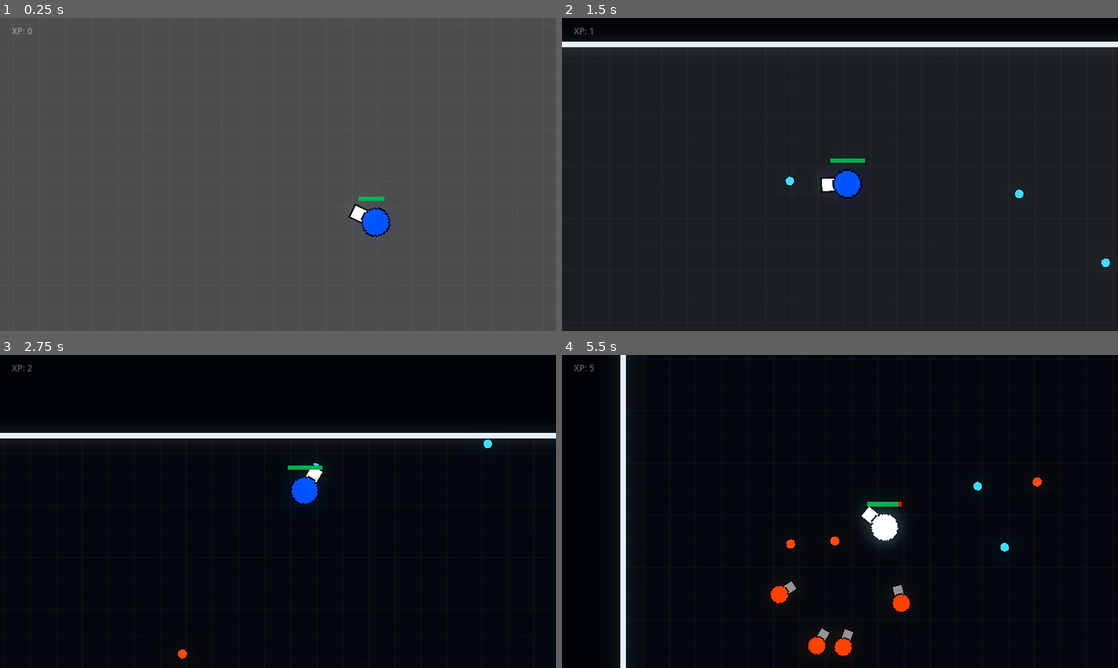
Above: before the commit, frames 1-4 (two rows, left to right).
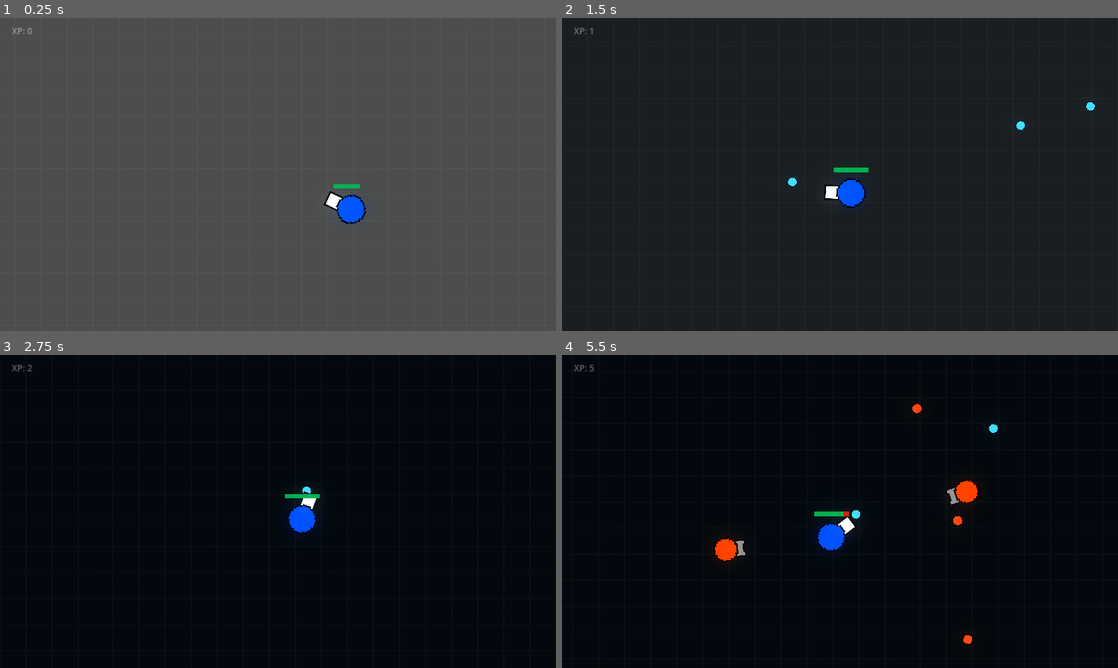
Above: after the commit, the same moments.

Repository: slin04/2D-WaveShooter-Game
Game: Godot game, scene res://code/main.tscn
The game is run twice, just before and just after one commit, with the same random seed, the same clock (stepped at 60 frames per second) and the same inputs. This scene is started directly instead of the project's main scene. Sound files missing from this copy of the repository are replaced by a short silence.
Inputs (mouse positions are in pixels of both pictures, inside the frame that each line leads up to):
- Up to frame 1 (0.25 s): no input
- Up to frame 2 (1.5 s): move the mouse to (962, 158) at 0.52 s; press the mouse at (962, 158) at 0.53 s; hold D (right) 0.53-1.28 s; right-click (962, 158) at 0.6 s; move the mouse to (728, 190) at 1.27 s; release the mouse at (728, 190) at 1.28 s; hold S (down) from 1.28 s (still down); click (728, 190) at 1.35 s
- Up to frame 3 (2.75 s): right-click (166, 527) at 1.55 s; move the mouse to (333, 442) at 2.02 s; release S (down) at 2.03 s; press the mouse at (333, 442) at 2.03 s; hold D (right) from 2.03 s (still down); right-click (333, 442) at 2.1 s
- Up to frame 4 (5.5 s): move the mouse to (812, 574) at 2.77 s; release D (right) at 2.78 s; release the mouse at (812, 574) at 2.78 s; hold W (up) 2.78-3.53 s; click (812, 574) at 2.85 s; right-click (812, 574) at 3.05 s; move the mouse to (1006, 558) at 3.52 s; press the mouse at (1006, 558) at 3.53 s; hold A (left) 3.53-5.03 s; right-click (1006, 558) at 3.6 s; move the mouse to (673, 464) at 4.27 s; release the mouse at (673, 464) at 4.28 s; click (673, 464) at 4.35 s; right-click (673, 464) at 4.55 s; move the mouse to (867, 511) at 5.02 s; press the mouse at (867, 511) at 5.03 s; hold S (down) from 5.03 s (still down); right-click (867, 511) at 5.1 s

The runs differ from the first frame. In frame 1, 1.0% of the frame differs, in the area x 58-71%, y 53-70%; in frame 2, 6.3%, in the area x 0-100%, y 0-80%; in frame 3, 2.7%; in frame 4, 3.8%.

Commit message:
Added minion, made changes to spawn system
- note - add spawner enemy that spawns  minions next

Diff:
--- a/code/Global.gd
+++ b/code/Global.gd
@@ -1,10 +1,12 @@
 extends Node
 
 var Player
+
 var gruntNum
 var sniperNum
 var brawlerNum
 var dasherNum
+var minionNum
 
 var score
 var enemiesKilled
@@ -24,6 +26,7 @@
 	sniperNum = 0
 	brawlerNum = 0
 	dasherNum = 0
+	minionNum = 0
 	score = 0
 	enemiesKilled = 0
 
@@ -32,7 +35,7 @@
 
 
 func enemyNum():
-	return gruntNum + sniperNum + brawlerNum + dasherNum
+	return gruntNum + sniperNum + brawlerNum + dasherNum + minionNum
 
 
 # Called every frame. 'delta' is the elapsed time since the previous frame.
--- a/code/enemy.gd
+++ b/code/enemy.gd
@@ -42,7 +42,6 @@
 	processPhysics(delta)
 
 
-
 func processPhysics(delta):
 	processWallBounce()
 
@@ -85,15 +84,15 @@
 
 #abstract
 func playHitAnimation():
-	push_error()
+	pass
 
 # abstract
 func checkShouldDespawn():
-	push_error()
+	pass
 
 # abstract
 func checkHealth():
-	push_error()
+	pass
 
 func dropHealthOrb():
-	push_error()
+	pass
--- a/code/main.gd
+++ b/code/main.gd
@@ -7,6 +7,7 @@
 @export var sniper_scene: PackedScene
 @export var brawler_scene: PackedScene
 @export var dasher_scene: PackedScene
+@export var minion_scene: PackedScene
 
 @export var player_scene: PackedScene
 @export var healthbar_scene: PackedScene
@@ -34,7 +35,8 @@
 	fadeIn()
 	spawnPlayer()
 	Global.onGameStart()
-	waveOne()
+	#waveOne()
+	$SpawnTimer.start()
 	$Music.play()
 
 func spawnPlayer():
@@ -75,6 +77,8 @@
 			break
 		await get_tree().create_timer(0.2, false).timeout
 
+	Global.Player.fireRate *= 1/1.3
+
 	waveTwo()
 
 func waveTwo():
@@ -102,6 +106,11 @@
 
 	await get_tree().create_timer(2, false).timeout
 	_on_spawn_timer_timeout()
+
+	Global.Player.fireRate *= 1/1.2
+
+	Global.Player.speed *= 1.2
+	Global.Player.maxSpeed *= 1.2
 
 	# after pre-made waves are completed
 	$SpawnTimer.start()
@@ -153,6 +162,13 @@
 	if (!Global.gameOver && Global.enemyNum() < 20 && Global.Player != null):
 		spawnEnemy(1, enemyTypes.pick_random())
 		spawnEnemy(1, enemyTypes.pick_random())
+	$SpawnTimer.set_wait_time($SpawnTimer.get_wait_time() * 0.975)
+	if (Global.Player != null):
+		Global.Player.fireRate *= 1/1.01
+		Global.Player.speed *= 1.01
+		Global.Player.maxSpeed *= 1.01
+
+
 
 
 #func spawnGrunt(num):
--- a/code/main.tscn
+++ b/code/main.tscn
@@ -6,6 +6,7 @@
 [ext_resource type="PackedScene" uid="uid://cceen7an80ggm" path="res://code/sniper.tscn" id="3_kdho6"]
 [ext_resource type="PackedScene" uid="uid://54p22p6d2w4" path="res://code/grunt.tscn" id="3_yahs6"]
 [ext_resource type="PackedScene" uid="uid://c30xo0su2aa4" path="res://code/brawler.tscn" id="4_5cubs"]
+[ext_resource type="PackedScene" uid="uid://cbwca3duavh8t" path="res://code/minion.tscn" id="6_h8pj8"]
 [ext_resource type="PackedScene" uid="uid://boml0r5ur2kfw" path="res://code/health_bar.tscn" id="6_rcq8m"]
 [ext_resource type="Script" path="res://code/pause.gd" id="9_6gdki"]
 [ext_resource type="PackedScene" uid="uid://clpwuu5ewhadp" path="res://code/health_orb.tscn" id="10_b7lj1"]
@@ -33,6 +34,7 @@
 sniper_scene = ExtResource("3_kdho6")
 brawler_scene = ExtResource("4_5cubs")
 dasher_scene = ExtResource("11_ayldk")
+minion_scene = ExtResource("6_h8pj8")
 player_scene = ExtResource("1_dkm27")
 healthbar_scene = ExtResource("6_rcq8m")
 orb_scene = ExtResource("10_b7lj1")
@@ -110,12 +112,6 @@
 
 [node name="HUD" type="Node2D" parent="CanvasLayer"]
 
-[node name="ColorRect" type="ColorRect" parent="CanvasLayer/HUD"]
-visible = false
-offset_right = 385.0
-offset_bottom = 107.0
-color = Color(0, 0, 0, 1)
-
 [node name="XPLabel" type="Label" parent="CanvasLayer/HUD"]
 modulate = Color(1, 1, 1, 0.32549)
 self_modulate = Color(1.2, 1.2, 1.2, 1)
@@ -130,6 +126,7 @@
 
 [node name="Pause" type="ColorRect" parent="CanvasLayer"]
 process_mode = 3
+visible = false
 offset_right = 1920.0
 offset_bottom = 1080.0
 color = Color(0, 0, 0, 0.690196)
--- /dev/null
+++ b/code/minion.gd
@@ -0,0 +1,107 @@
+extends abstractEnemy
+
+var id = "minion"
+var damage = 20
+
+# Called when the node enters the scene tree for the first time.
+func _ready():
+	setWorld()
+	setProperties()
+	playerPosition = Vector2(0,0)
+	velocity = Vector2(0,0)
+
+func setWorld():
+	Main = get_parent()
+	screen_size = Main.get_arena_size()
+
+func setProperties():
+	health = 20
+	score = 5
+	velocity = Vector2(0,0)
+	speed = 300
+	maxSpeed = 800
+	bounceForce = 500
+	spawnVelocity = Vector2(randf_range(-500,500), randf_range(-500,500))
+	#waitTime = 1.0
+
+# Called every frame. 'delta' is the elapsed time since the previous frame.
+func _process(delta):
+	checkShouldDespawn()
+	trackPlayer()
+	processPhysics(delta)
+
+func processPhysics(delta):
+	if (Global.Player != null):
+		followPlayer()
+
+	processWallBounce()
+
+	if (velocity.length() >= maxSpeed):
+		velocity = velocity.normalized()*maxSpeed
+
+	velocity += knockback
+	knockback = knockback*0.75
+
+	velocity += bounceVelocity
+	bounceVelocity = bounceVelocity*0.9
+
+	velocity += spawnVelocity
+	spawnVelocity = spawnVelocity*0.95
+
+	position += velocity * delta
+	position = position.clamp(Vector2.ZERO, screen_size)
+
+func followPlayer():
+	var acceleration = Vector2(0,0)
+	acceleration = Vector2(-speed,0).rotated(rotation)
+	velocity += acceleration
+
+func playHitAnimation():
+	$MinionModel.animation = "on_hit"
+	$Timer.start();
+
+func _on_timer_timeout():
+	$MinionModel.animation = "default"
+
+func checkShouldDespawn():
+	if Global.despawn:
+		await get_tree().create_timer(0.5, false).timeout
+		velocity = Vector2(0,0)
+		$MinionModel.animation = "on_hit"
+		await get_tree().create_timer(0.1, false).timeout
+		queue_free()
+
+func checkHealth():
+	if (health <= 0):
+		#attacking = false
+		velocity = Vector2(0,0)
+		$MinionModel.animation = "on_hit"
+		if !$GruntDeathSound.playing:
+			$GruntDeathSound.play()
+		await get_tree().create_timer(0.2, false).timeout
+		dropHealthOrb()
+		queue_free()
+
+func dropHealthOrb():
+	var roll = randf_range(0, 1)
+	if (roll < 0.2):
+		Main.spawnHealthOrb(position, 2)
+	elif (roll < 0.4):
+		Main.spawnHealthOrb(position, 1)
+
+func _on_area_entered(area):
+	match area.id:
+		"player_bullet":
+			handleBullet(area)
+		"player":
+			queue_free()
+
+func handleBullet(area):
+	knockback += area.velocity * 0.3
+	area.queue_free()
+	health -= area.damage
+	playHitAnimation()
+	checkHealth()
+
+func getDamage():
+	return damage
--- /dev/null
+++ b/code/minion.tscn
@@ -0,0 +1,64 @@
+[gd_scene load_steps=9 format=3 uid="uid://cbwca3duavh8t"]
+
+[ext_resource type="Texture2D" uid="uid://dgbp5s8gi0ggv" path="res://images/minion.png" id="1_2gxcp"]
+[ext_resource type="Script" path="res://code/minion.gd" id="1_t857h"]
+[ext_resource type="Texture2D" uid="uid://b01wqidpludkx" path="res://images/minion_hit.png" id="2_qlyre"]
+[ext_resource type="AudioStream" uid="uid://4h8t6o0vhmvr" path="res://sounds/gruntshoot.wav" id="3_vpx4s"]
+[ext_resource type="AudioStream" uid="uid://biymlwji45fr1" path="res://sounds/grunthit.wav" id="4_r0try"]
+[ext_resource type="AudioStream" uid="uid://dlq6ofgaglnk3" path="res://sounds/gruntDeath.wav" id="5_q7ym4"]
+
+[sub_resource type="SpriteFrames" id="SpriteFrames_wehfy"]
+animations = [{
+"frames": [{
+"duration": 1.0,
+"texture": ExtResource("1_2gxcp")
+}],
+"loop": true,
+"name": &"default",
+"speed": 5.0
+}, {
+"frames": [{
+"duration": 1.0,
+"texture": ExtResource("2_qlyre")
+}],
+"loop": true,
+"name": &"on_hit",
+"speed": 5.0
+}]
+
+[sub_resource type="RectangleShape2D" id="RectangleShape2D_3xq2w"]
+size = Vector2(67, 68)
+
+[node name="Minion" type="Area2D"]
+collision_mask = 5
+script = ExtResource("1_t857h")
+
+[node name="MinionModel" type="AnimatedSprite2D" parent="."]
+position = Vector2(7, -2)
+scale = Vector2(0.5, 0.5)
+sprite_frames = SubResource("SpriteFrames_wehfy")
+
+[node name="CollisionShape2D" type="CollisionShape2D" parent="."]
+visible = false
+position = Vector2(0.5, 0)
+shape = SubResource("RectangleShape2D_3xq2w")
+
+[node name="GunSound" type="AudioStreamPlayer" parent="."]
+stream = ExtResource("3_vpx4s")
+volume_db = -12.823
+
+[node name="HitSound" type="AudioStreamPlayer" parent="."]
+stream = ExtResource("4_r0try")
+volume_db = -15.671
+pitch_scale = 1.41
+
+[node name="GruntDeathSound" type="AudioStreamPlayer" parent="."]
+stream = ExtResource("5_q7ym4")
+volume_db = -12.822
+
+[node name="Timer" type="Timer" parent="."]
+wait_time = 0.2
+one_shot = true
+
+[connection signal="area_entered" from="." to="." method="_on_area_entered"]
+[connection signal="timeout" from="Timer" to="." method="_on_timer_timeout"]
--- a/code/player.gd
+++ b/code/player.gd
@@ -73,7 +73,7 @@
 		processShooting(delta)
 		rotation = get_global_mouse_position().angle_to_point(position)
 		processWallBounce()
-		processAbility()
+		#processAbility()
 	else:
 		handleDeath()
 
@@ -87,10 +87,11 @@
 
 func processAbility():
 	if Input.is_action_just_pressed("rightClick"):
-		var mousePosition = get_viewport().get_mouse_position()
-		var angle = position.angle_to_point(mousePosition)
-		dashVelocity = Vector2(2500,0).rotated(angle)
-		handleInvincibleFrame(0.5)
+		var mousePosition = get_global_mouse_position()
+		position = mousePosition
+		#var angle = get_global_mouse_position().angle_to_point(position)
+		#dashVelocity = Vector2(-13000,0).rotated(angle)
+		handleInvincibleFrame(0.1)
 
 
 func handleDeath():
@@ -122,7 +123,7 @@
 	knockbackVelocity = knockbackVelocity * 0.7
 
 	velocity += dashVelocity
-	dashVelocity = dashVelocity * 0.9
+	dashVelocity = dashVelocity * 0.8
 
 	position += velocity * delta
 
@@ -181,6 +182,8 @@
 			handleHealthOrb(area)
 		"dasher":
 			handleDasher(area)
+		"minion":
+			handleMinion(area)
 
 
 
@@ -212,6 +215,17 @@
 			handleDeath()
 		handleInvincibleFrame(iframeTime)
 
+func handleMinion(area):
+	if !invincible:
+		knockbackVelocity += area.velocity/5.0
+		$HitSound.play()
+		health -= area.getDamage()
+		can_regen = false
+		$HealthRegenTimer.start()
+		if (health <= 0):
+			handleDeath()
+		handleInvincibleFrame(iframeTime)
+
 func handleInvincibleFrame(time):
 	invincible = true
 	$iFrameTimer.wait_time = time
--- a/code/player.tscn
+++ b/code/player.tscn
@@ -72,6 +72,7 @@
 
 [node name="PlayerCamera" type="Camera2D" parent="."]
 position_smoothing_enabled = true
+position_smoothing_speed = 6.0
 
 [connection signal="area_entered" from="." to="." method="_on_object_collision"]
 [connection signal="timeout" from="HealthRegenTimer" to="." method="_on_health_regen_timer_timeout"]
--- a/code/start_screen.gd
+++ b/code/start_screen.gd
@@ -54,7 +54,7 @@
 	tween.tween_property($StartButton/StartLabel, "modulate", Color(0.8,0.9,1), 1).set_trans(Tween.TRANS_QUART)
 
 	var tween2 = get_tree().create_tween()
-	tween2.tween_property($Background, "color", Color(1,1,1), 1).set_trans(Tween.TRANS_QUART)
+	tween2.tween_property($Background, "color", Color(0,0,0), 1).set_trans(Tween.TRANS_QUART)
 
 	_start_game()
 
Not shown: 2 places in code/grunt.tscn that only renumber resources
Not shown: 1 places in code/main.tscn that only renumber resources
Binary file added: images/minion.png
Not shown, added: images/minion.png.import
Binary file added: images/minion_hit.png
Not shown, added: images/minion_hit.png.import
